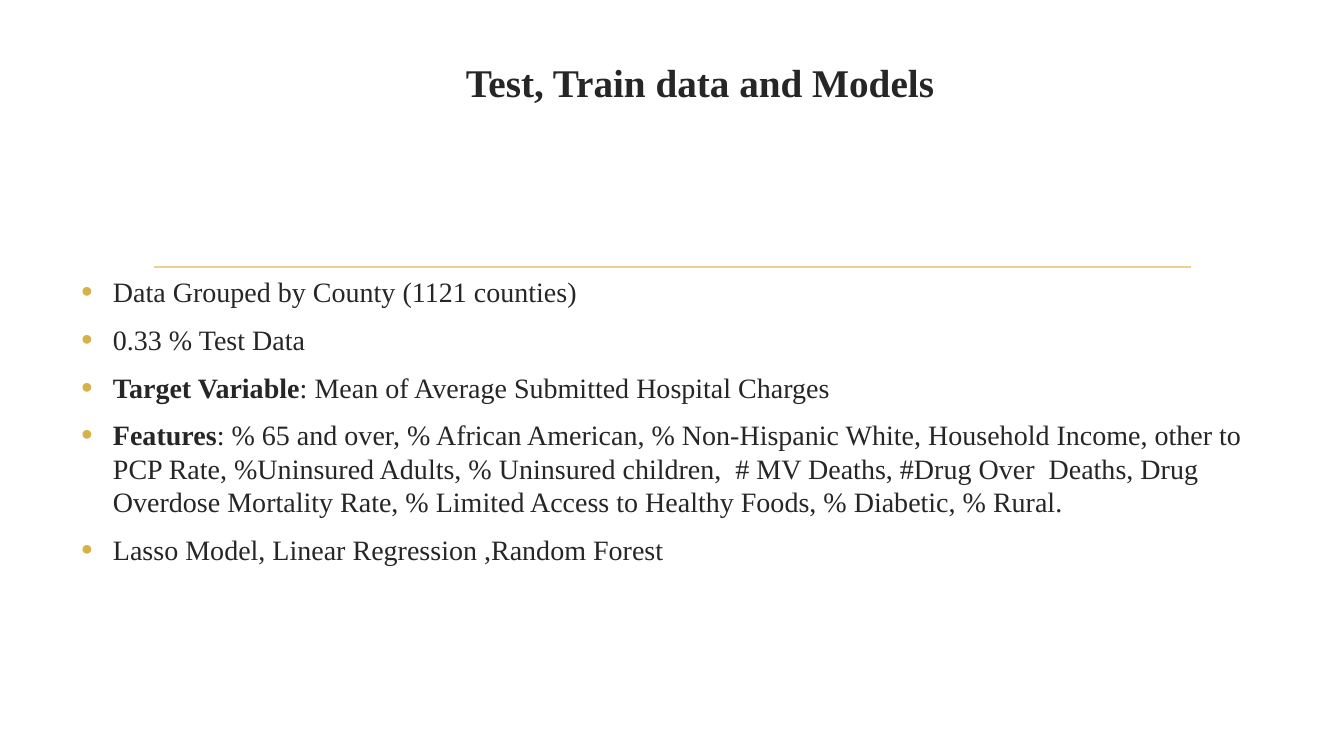
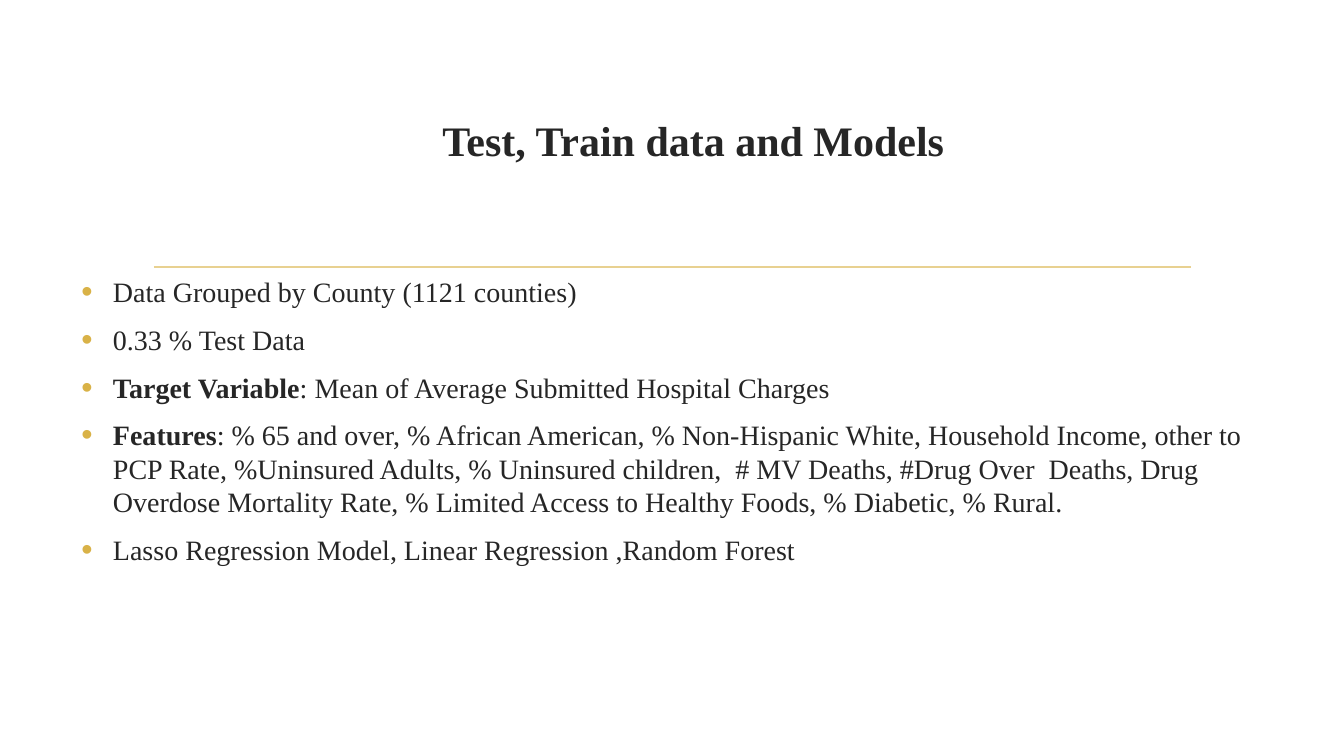
Before and after one commit to asidamo/Variations_In_Hospital_Charges_In_USA, a slide deck: slide 17 of Capstone Presentation.pptx. Drawn at 1344x756 pixels with LibreOffice and Linux fonts; fonts in the diff are those of the drawing; background and template pictures are left out. Boxes give left, top, right and bottom in pixels: in the first picture for what was removed or moved away, otherwise in the second. Text is boxed around its words. In the diff, an @@ line names an element or a change of style, - is before the commit and + after.

```diff
--- a/Capstone Presentation.pptx
+++ b/Capstone Presentation.pptx
@@ title "Test, Train data and Models": place and size @@
-title "Test, Train data and Models" at <box>466,69,934,103</box>
+title "Test, Train data and Models" at <box>442,127,943,163</box>
@@ title "Test, Train data and Models" at <box>442,127,943,163</box>: size 28 to 30 pt @@
@@ text at <box>113,540,795,566</box>: text changed @@
-• Lasso Model, Linear Regression ,Random Forest
+• Lasso Regression Model, Linear Regression ,Random Forest
```
Also in this commit, not shown: 5 other slides changed, 1 other file.
